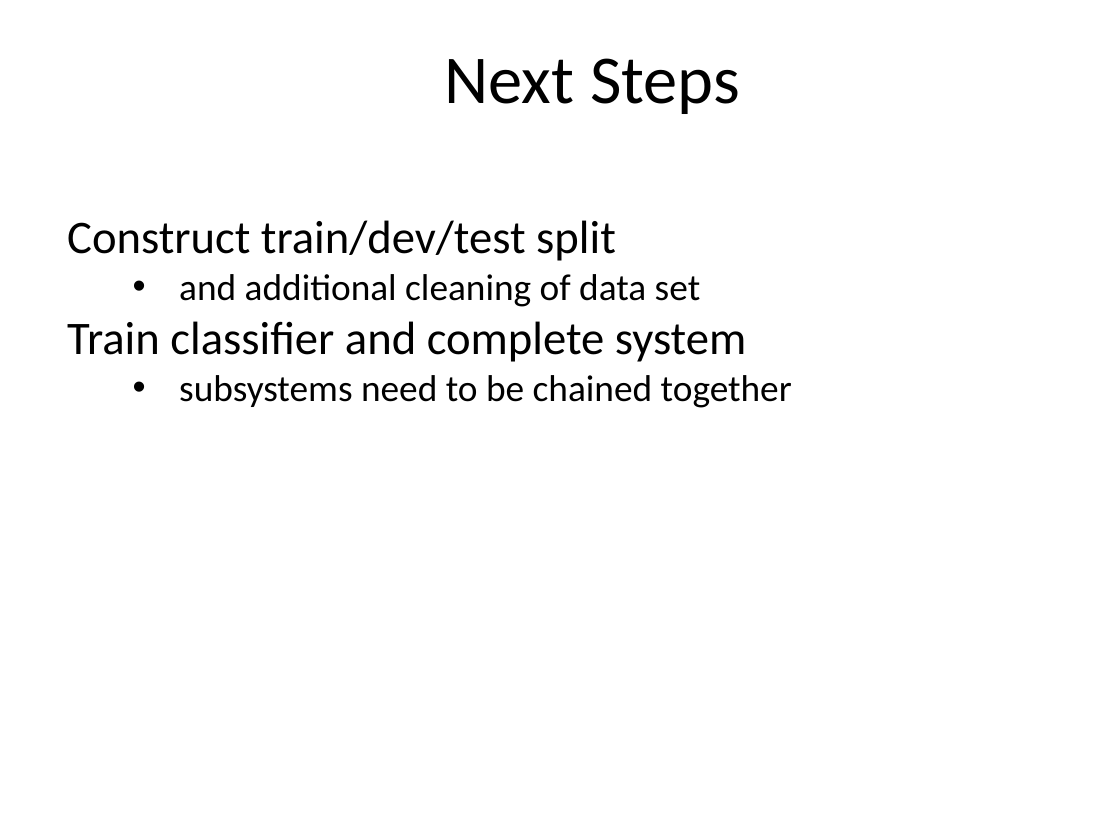
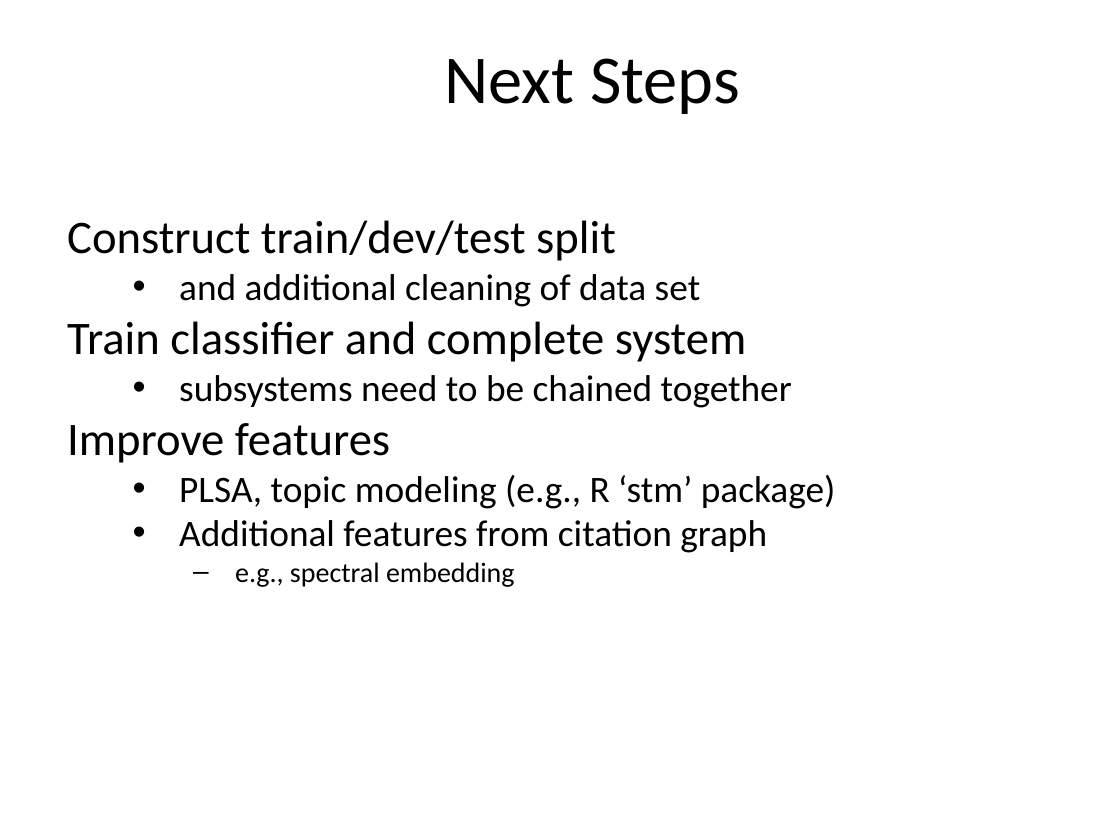
Before and after one commit to alexgittens/XDataUSPTOHackathon, a slide deck: slide 10 of XDATA_Sep2016_klevin_slides.pptx (slide 7 before the commit). Drawn at 1120x840 pixels with LibreOffice and Linux fonts; fonts in the diff are those of the drawing; background and template pictures are left out. Boxes give left, top, right and bottom in pixels: in the first picture for what was removed or moved away, otherwise in the second. Text is boxed around its words. In the diff, an @@ line names an element or a change of style, - is before the commit and + after.

Commit message:
Added plots of SBM embeddings, added more random discussion.

```diff
--- a/XDATA_Sep2016_klevin_slides.pptx
+++ b/XDATA_Sep2016_klevin_slides.pptx
@@ text at (x1=67, y1=423, x2=836, y2=587): paragraphs added @@
+Improve features
+• PLSA, topic modeling (e.g., R ‘stm’ package)
+• Additional features from citation graph
+  – e.g., spectral embedding
```
Also in this commit, not shown: 1 other slide changed, 3 slides added.
